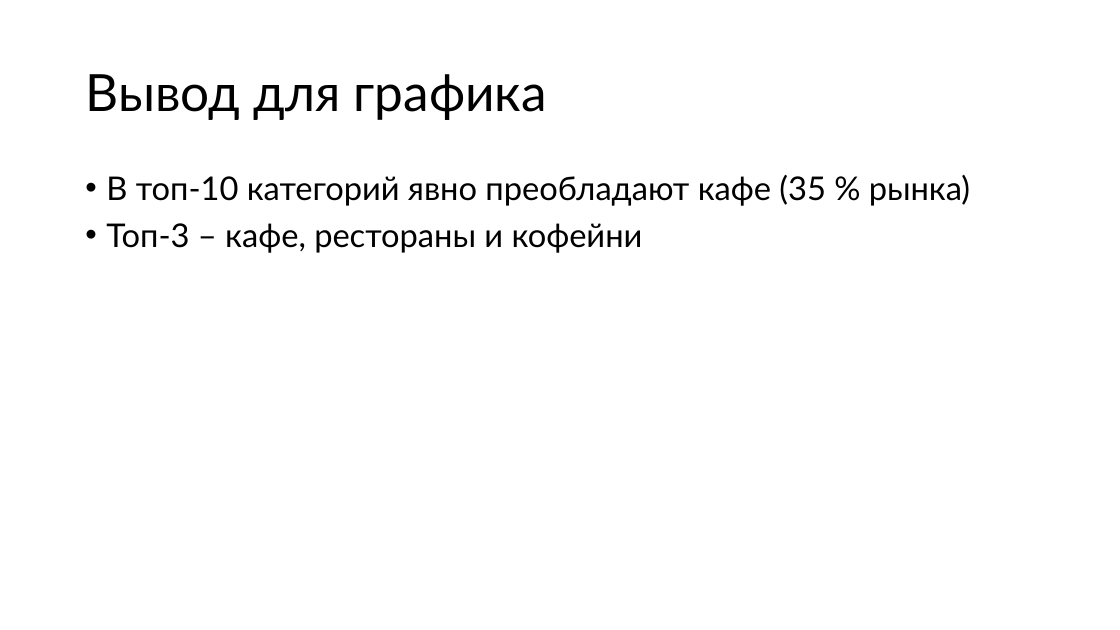
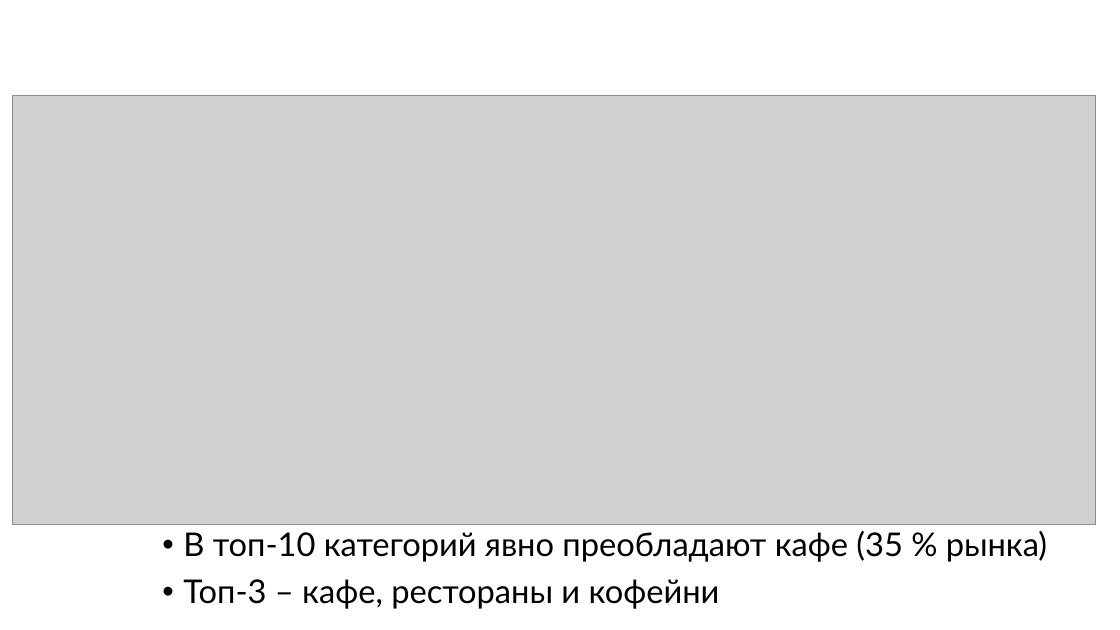
Before and after one commit to PHILIPP111007/masters_degree_Roshchin_M25-555, a slide deck: slide 15 of BI/moscow_places/moscow_places_hw.pptx (slide 16 before the commit). Drawn at 1120x630 pixels with LibreOffice and Linux fonts; fonts in the diff are those of the drawing; grey boxes stand for pictures. Boxes give left, top, right and bottom in pixels: in the first picture for what was removed or moved away, otherwise in the second. Text is boxed around its words. In the diff, an @@ line names an element or a change of style, - is before the commit and + after.

```diff
--- a/BI/moscow_places/moscow_places_hw.pptx
+++ b/BI/moscow_places/moscow_places_hw.pptx
@@ title removed at bbox=[85, 74, 547, 120] @@
-Вывод для графика
@@ picture added at bbox=[13, 96, 1096, 525] @@
@@ text "В топ-10 категорий явно преобладают ...": place and size @@
-text "В топ-10 категорий явно преобладают ..." at bbox=[106, 175, 970, 253]
+text "В топ-10 категорий явно преобладают ..." at bbox=[183, 531, 1047, 609]
```
Also in this commit, not shown: 3 other slides changed, 4 slides removed, 2 other files.
